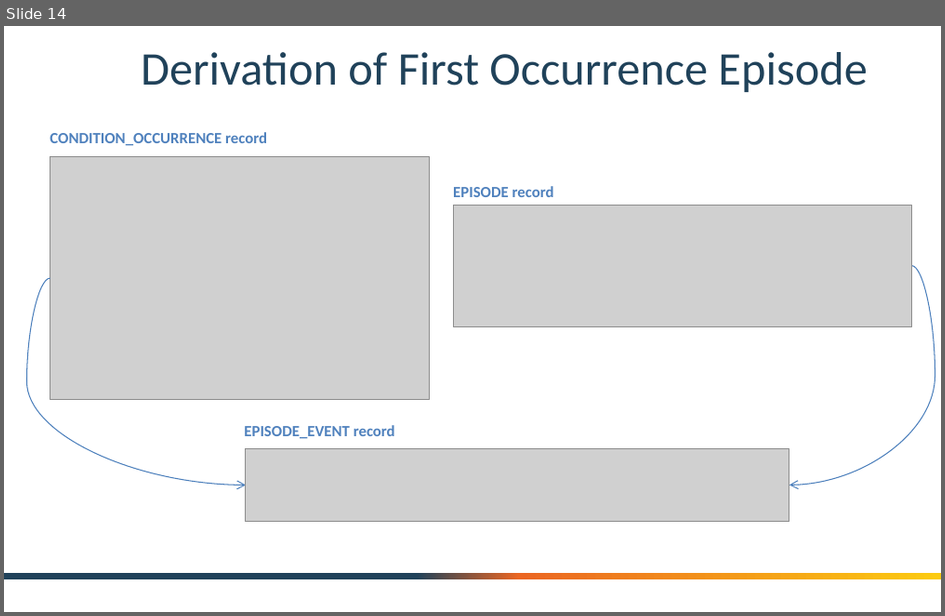
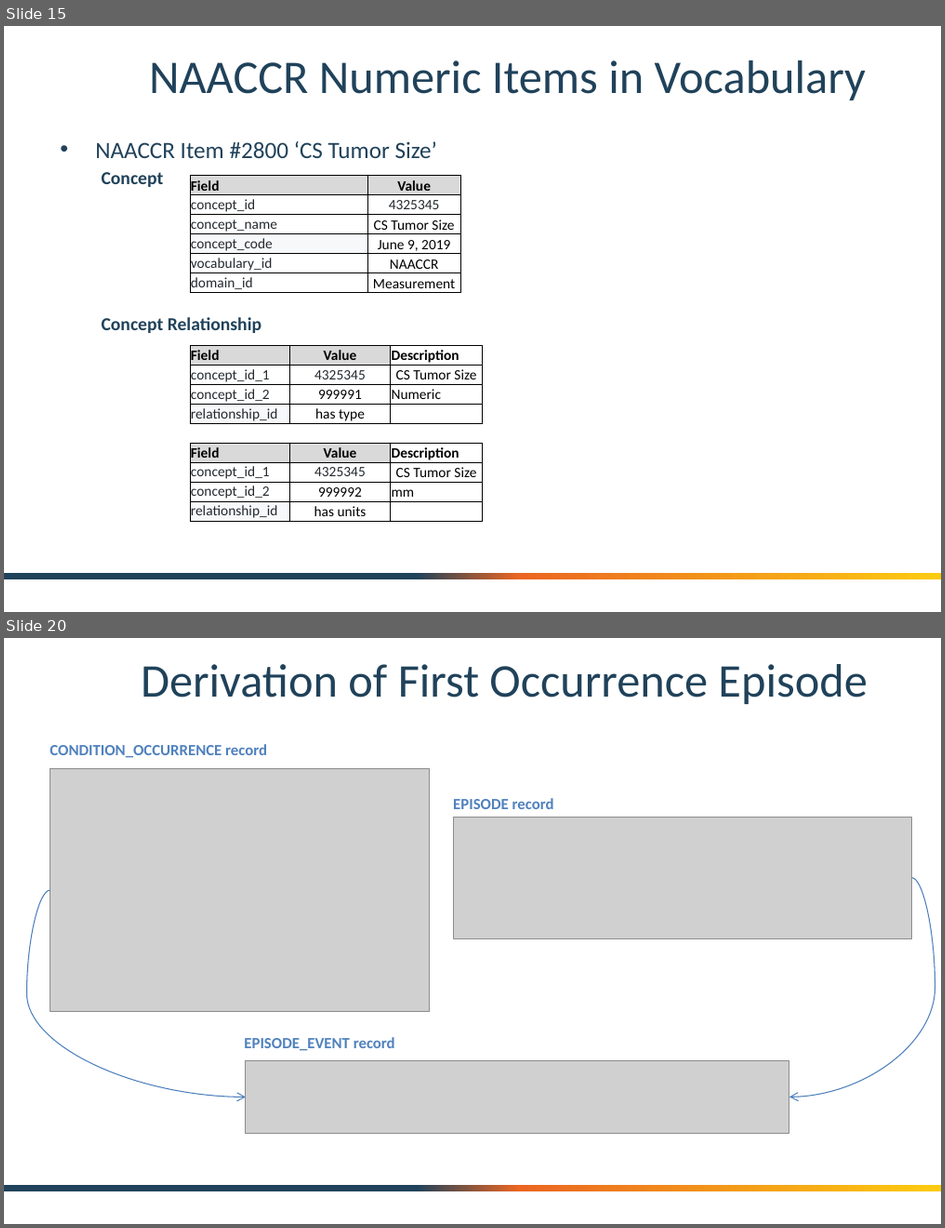
Before and after one commit to OHDSI/OncologyWG, a slide deck: documentation/OHDSI Oncology Module - Crosswal from Cancer Registry.pptx. Shown one above the other, each under a label of ours: slide 14 before the commit, slides 15 and 20 after it; the slides between them are not shown. The pictures are 945x616 and 945x1228 pixels, drawn with LibreOffice and Linux fonts; fonts in the diff are those of the drawing; grey boxes stand for pictures; background and template pictures are left out. Boxes give left, top, right and bottom in pixels: in the first picture for what was removed or moved away, otherwise in the second. Text is boxed around its words. In the diff, an @@ line names an element or a change of style, - is before the commit and + after.

```diff
--- a/documentation/OHDSI Oncology Module - Crosswal from Cancer Registry.pptx
+++ b/documentation/OHDSI Oncology Module - Crosswal from Cancer Registry.pptx
@@ slide 15 added at bbox=[4, 26, 941, 612], background #FFFFFF; not listed: 1 template element that a slide beside it also shows @@
@@ title added at bbox=[149, 60, 866, 100], 36 pt, text #20425A @@
+NAACCR Numeric Items in Vocabulary
@@ text added at bbox=[95, 141, 438, 333], 18 pt, text #20425A @@
+• NAACCR Item #2800 ‘CS Tumor Size’
+  Concept
+  Concept Relationship
@@ table added at bbox=[190, 176, 461, 297], 6 rows, 2 columns @@
+Field | Value
+concept_id | 4325345
+concept_name | CS Tumor Size
+concept_code | June 9, 2019
+vocabulary_id | NAACCR
+domain_id | Measurement
@@ table added at bbox=[190, 345, 483, 522], 9 rows, 3 columns @@
+Field | Value | Description
+concept_id_1 | 4325345 | CS Tumor Size
+concept_id_2 | 999991 | Numeric
+relationship_id | has type | 
+ |  | 
+Field | Value | Description
+concept_id_1 | 4325345 | CS Tumor Size
+concept_id_2 | 999992 | mm
+relationship_id | has units | 
@@ what was slide 14 is now slide 20 @@
```
Also in this commit, not shown: 10 slides changed, 7 other slides added.
